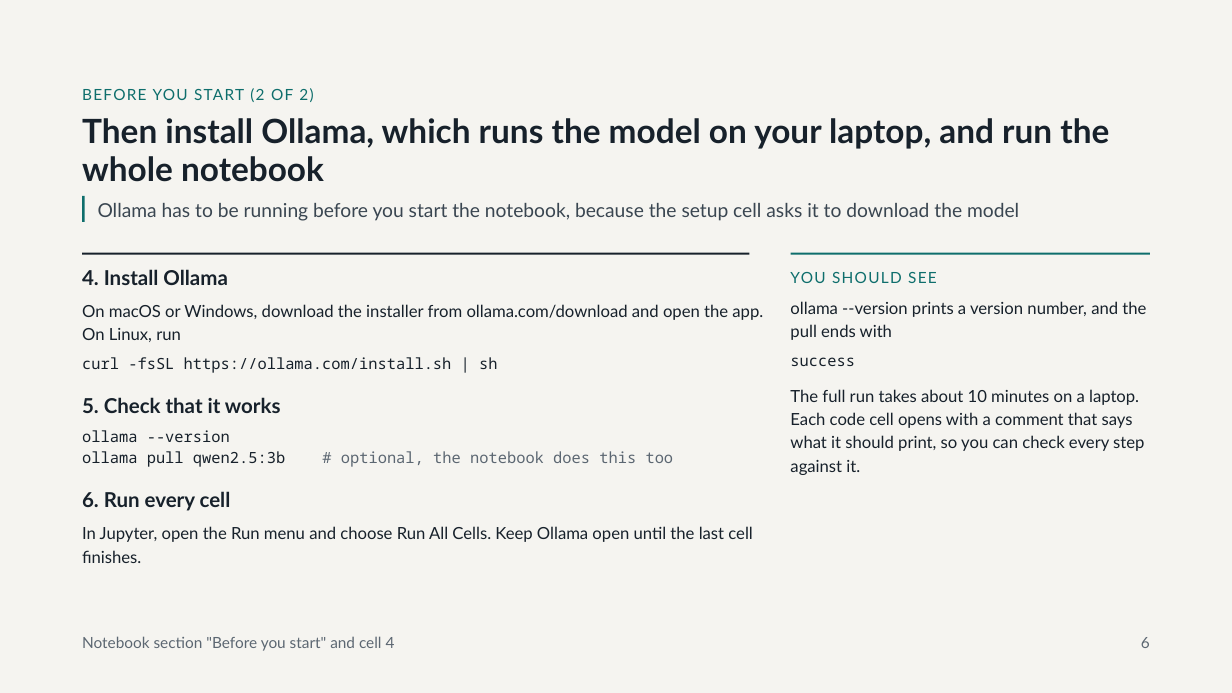
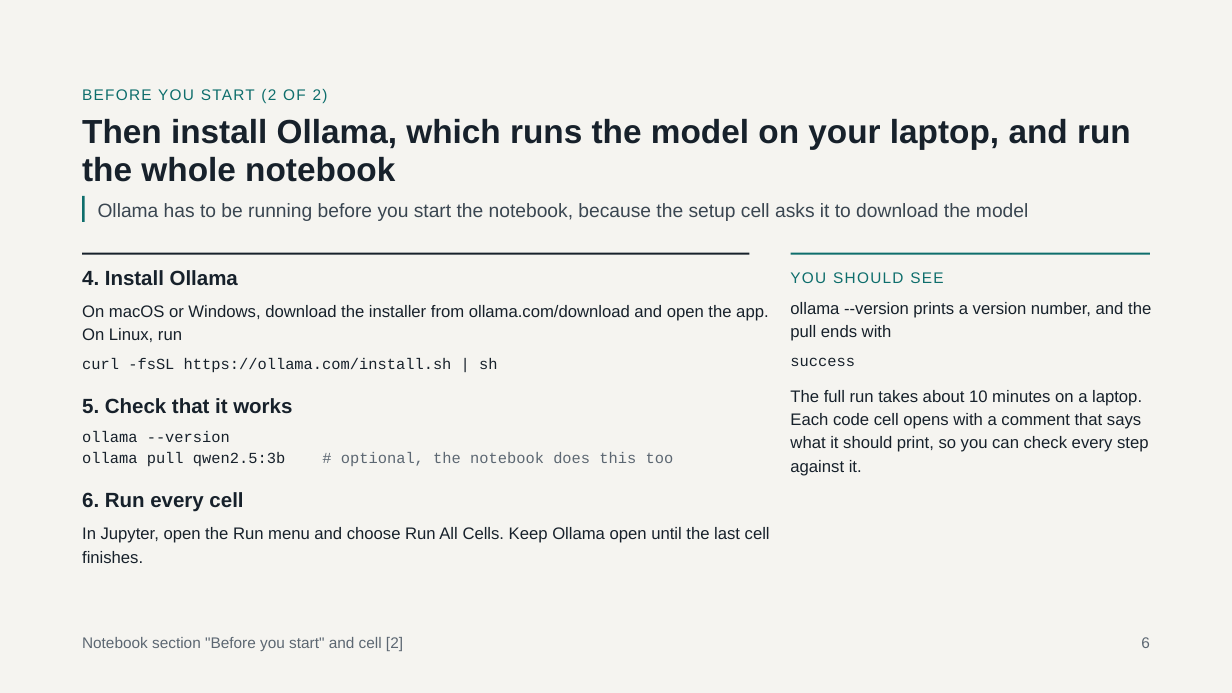
Before and after one commit to bja2376/triage-llm-tutorial, a slide deck: slide 6 of Classifying ED Visits with an LLM.pptx. Drawn at 1232x693 pixels with LibreOffice and Linux fonts; fonts in the diff are those of the drawing. Boxes give left, top, right and bottom in pixels: in the first picture for what was removed or moved away, otherwise in the second. Text is boxed around its words. In the diff, an @@ line names an element or a change of style, - is before the commit and + after.

```diff
--- a/Classifying ED Visits with an LLM.pptx
+++ b/Classifying ED Visits with an LLM.pptx
@@ font Noto Sans Mono to Courier New in 3 elements at (x1=82, y1=358, x2=497, y2=373), (x1=82, y1=431, x2=674, y2=466), (x1=790, y1=357, x2=855, y2=366) @@
@@ font Lato to Arial in 11 elements at (x1=82, y1=89, x2=328, y2=104), (x1=82, y1=119, x2=1131, y2=182), (x1=98, y1=203, x2=1028, y2=221), (x1=82, y1=270, x2=238, y2=286), (x1=82, y1=305, x2=768, y2=342), (x1=82, y1=398, x2=292, y2=414), (x1=82, y1=492, x2=243, y2=512), (x1=82, y1=527, x2=770, y2=563), (x1=790, y1=272, x2=943, y2=283), (x1=790, y1=302, x2=1151, y2=341), (x1=790, y1=390, x2=1148, y2=476) @@
@@ text at (x1=82, y1=637, x2=403, y2=651): text changed; font Lato to Arial @@
-Notebook section "Before you start" and cell 4
+Notebook section "Before you start" and cell [2]
```
Also in this commit, not shown: 18 other slides changed.
